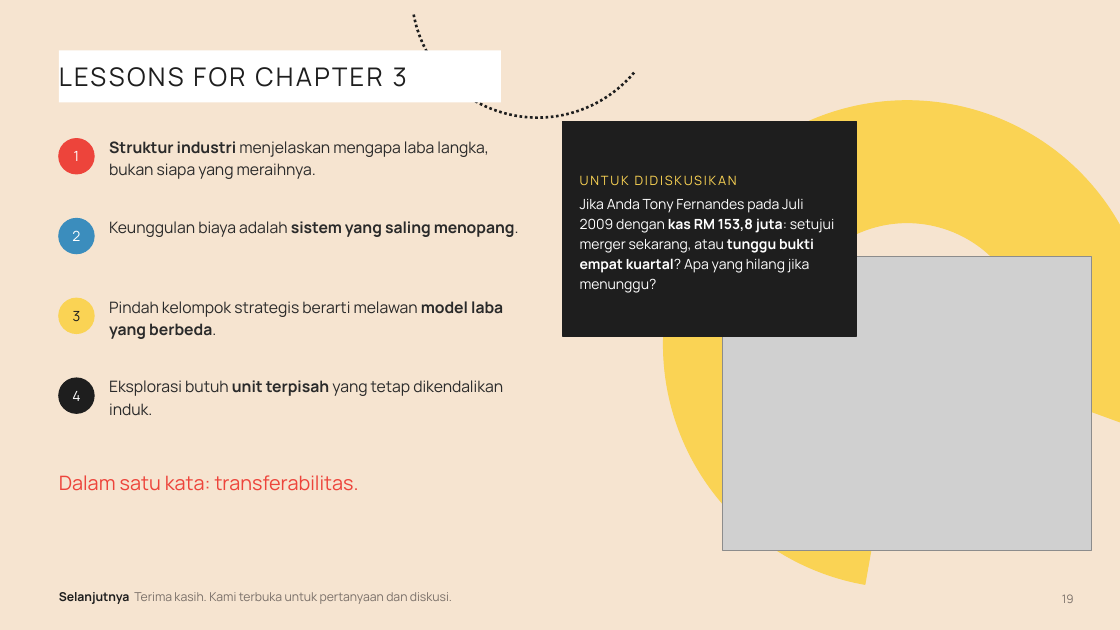
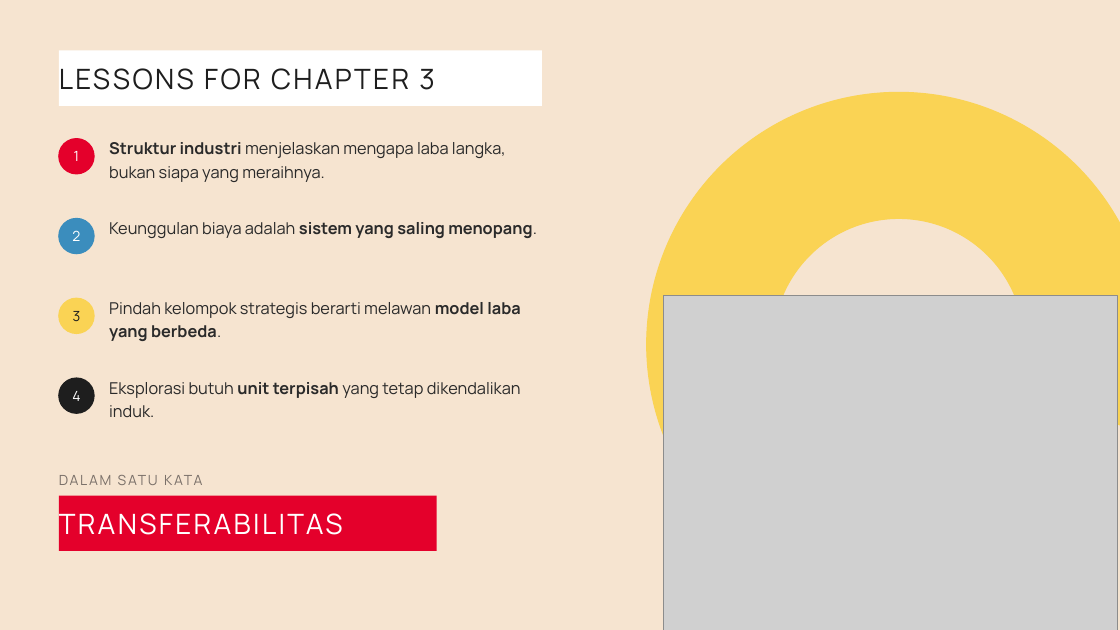
Before and after one commit to aslihabnuri/Dom-Manipulation, a slide deck: slide 19 of strategic-management/airasia-case/SMJKT_Group 3_Aslih_Case AirAsia.pptx. Drawn at 1120x630 pixels with LibreOffice and Linux fonts; fonts in the diff are those of the drawing; grey boxes stand for pictures. Boxes give left, top, right and bottom in pixels: in the first picture for what was removed or moved away, otherwise in the second. Text is boxed around its words. In the diff, an @@ line names an element or a change of style, - is before the commit and + after.

```diff
--- a/strategic-management/airasia-case/SMJKT_Group 3_Aslih_Case AirAsia.pptx
+++ b/strategic-management/airasia-case/SMJKT_Group 3_Aslih_Case AirAsia.pptx
@@ arc (boxed as its full ellipse) removed at [412, 0, 664, 118] @@
@@ rectangle "LESSONS FOR CHAPTER 3": place and size @@
-rectangle "LESSONS FOR CHAPTER 3" at [59, 50, 501, 103]
+rectangle "LESSONS FOR CHAPTER 3" at [59, 50, 542, 106]
@@ rectangle "LESSONS FOR CHAPTER 3" at [59, 50, 542, 106]: size 22 to 24 pt @@
@@ arch (boxed as its full ring): place and size @@
-arch (boxed as its full ring) at [664, 101, 1120, 588]
+arch (boxed as its full ring) at [647, 92, 1120, 597]
@@ ellipse at [59, 139, 94, 174]: fill #ED443B to #E4002B; outline #ED443B 1 pt to #E4002B 1 pt @@
@@ rectangle removed at [563, 122, 857, 336] @@
@@ text removed at [580, 198, 834, 293] @@
-UNTUK DIDISKUSIKAN
-Jika Anda Tony Fernandes pada Juli 2009 dengan kas RM 153,8 juta: setujui merger sekarang, atau tunggu bukti empat kuartal? Apa yang hilang jika menunggu?
@@ picture: place and size @@
-picture at [723, 256, 1092, 550]
+picture at [664, 296, 1117, 630]
@@ size 13.5 to 14 pt; line spacing 1.18 to 1.2 in 4 elements at [109, 142, 506, 182], [109, 222, 537, 238], [109, 302, 521, 341], [109, 382, 521, 417] @@
@@ text at [59, 475, 359, 491]: text changed; size 17 to 12 pt; text colour #ED443B to #7A7069 @@
-Dalam satu kata: transferabilitas.
+DALAM SATU KATA
@@ rectangle added at [59, 496, 437, 551], fill #E4002B, 24 pt, text #FFFFFF @@
+TRANSFERABILITAS
@@ text removed at [59, 592, 452, 604] @@
-Selanjutnya Terima kasih. Kami terbuka untuk pertanyaan dan diskusi.
@@ text removed at [1062, 594, 1074, 603] @@
-19
```
Also in this commit, not shown: 18 other slides changed, 1 slide added, 1 slide removed, 14 other files.
